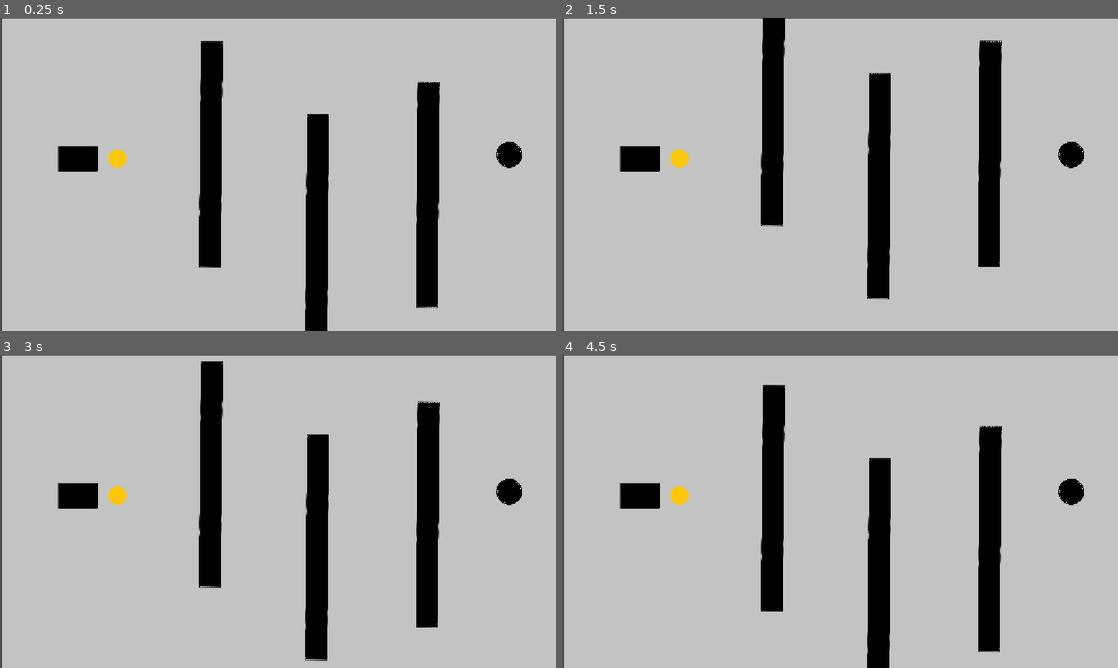
Above: before the commit, frames 1-4 (two rows, left to right).
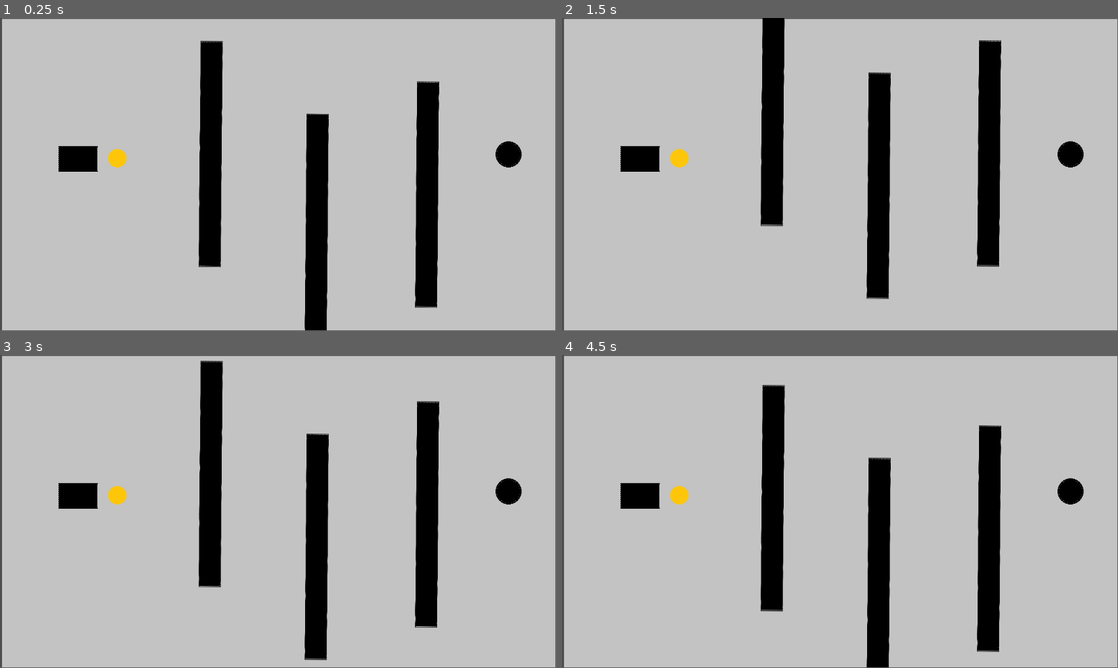
Above: after the commit, the same moments.

Repository: coheltaja-ui/memoera-puistogolf
Game: Godot game, scene res://level4.tscn
The game is run twice, just before and just after one commit, with the same random seed, the same clock (stepped at 60 frames per second) and the same inputs. This scene is started directly instead of the project's main scene.
Inputs (mouse positions are in pixels of both pictures, inside the frame that each line leads up to):
- Up to frame 1 (0.25 s): no input
- Up to frame 2 (1.5 s): move the mouse to (962, 158) at 0.52 s; click (962, 158) at 0.67 s; drag from (728, 190) to (1073, 155) at 1.27 s
- Up to frame 3 (3 s): move the mouse to (333, 442) at 2.02 s; click (333, 442) at 2.17 s; drag from (250, 574) to (111, 464) at 2.77 s
- Up to frame 4 (4.5 s): move the mouse to (1006, 558) at 3.52 s; click (1006, 558) at 3.67 s; drag from (673, 464) to (1073, 492) at 4.27 s
In our replay, the window is 800x450 before the commit and 799x449 after it. These sizes can differ from the game's own. Grey fills any space a smaller window leaves; there, only what the larger window draws over its background counts as a difference.

The runs differ from the first frame. In frame 1, 1.0% of the frame differs, in the area x 0-100%, y 0-100%; in frame 2, 1.0%; in frame 3, 1.0%; in frame 4, 1.0%.

Commit message:
moved the pngs to the asset file

Diff:
--- a/Player block.tscn
+++ b/Player block.tscn
@@ -1,6 +1,6 @@
 [gd_scene format=3 uid="uid://c0qx2s8ctsoma"]
 
-[ext_resource type="Texture2D" uid="uid://burt8cttmrna6" path="res://block filled.png" id="1_g27l2"]
+[ext_resource type="Texture2D" uid="uid://burt8cttmrna6" path="res://assets/pictures/block filled.png" id="1_g27l2"]
 [ext_resource type="Script" uid="uid://ccg6aaxntbm7j" path="res://rigid_body_2d.gd" id="1_gyvrd"]
 [ext_resource type="Script" uid="uid://cqe1an8otslyl" path="res://sprite_2d.gd" id="2_q7b2r"]
 
--- /dev/null
+++ b/audio.gd
@@ -0,0 +1,6 @@
+extends Node
+
+@onready var hole_in_one_sound: AudioStreamPlayer = $HoleInOneSound
+
+func _on_hole_in_one():
+	hole_in_one_sound.play()
--- a/goal.tscn
+++ b/goal.tscn
@@ -1,6 +1,6 @@
 [gd_scene format=3 uid="uid://cphsb1s1oe67r"]
 
-[ext_resource type="Texture2D" uid="uid://dsnm4i6tmcx61" path="res://maali.png" id="1_6k3qi"]
+[ext_resource type="Texture2D" uid="uid://dsnm4i6tmcx61" path="res://assets/pictures/maali.png" id="1_6k3qi"]
 [ext_resource type="Script" uid="uid://bbm28elr1l0e1" path="res://goal2.gd" id="1_p20yd"]
 [ext_resource type="Script" uid="uid://jq3xfck8vpxu" path="res://maali.gd" id="3_gcynx"]
 
--- a/golf_ball.tscn
+++ b/golf_ball.tscn
@@ -1,7 +1,7 @@
 [gd_scene format=3 uid="uid://d17xlnlyr7nur"]
 
 [ext_resource type="Script" uid="uid://blowfd5tsnusn" path="res://ballbody_2d.gd" id="1_0wkuo"]
-[ext_resource type="Texture2D" uid="uid://c3505t4oxuxs1" path="res://Yellow-Circle-No-Background-180x180-1674396641.png" id="1_66s2f"]
+[ext_resource type="Texture2D" uid="uid://c3505t4oxuxs1" path="res://assets/pictures/Yellow-Circle-No-Background-180x180-1674396641.png" id="1_66s2f"]
 
 [sub_resource type="PhysicsMaterial" id="PhysicsMaterial_nl0t0"]
 friction = 0.0
--- a/golfball.tscn
+++ b/golfball.tscn
@@ -1,7 +1,7 @@
 [gd_scene format=3 uid="uid://bwxob6ijrgdkk"]
 
 [ext_resource type="Script" uid="uid://blowfd5tsnusn" path="res://ballbody_2d.gd" id="1_nh77r"]
-[ext_resource type="Texture2D" uid="uid://c3505t4oxuxs1" path="res://Yellow-Circle-No-Background-180x180-1674396641.png" id="2_tk428"]
+[ext_resource type="Texture2D" uid="uid://c3505t4oxuxs1" path="res://assets/pictures/Yellow-Circle-No-Background-180x180-1674396641.png" id="2_tk428"]
 
 [sub_resource type="PhysicsMaterial" id="PhysicsMaterial_nl0t0"]
 friction = 0.0
--- a/level1.tscn
+++ b/level1.tscn
@@ -1,7 +1,7 @@
 [gd_scene format=3 uid="uid://dmmrgs877i88a"]
 
 [ext_resource type="PackedScene" uid="uid://c0qx2s8ctsoma" path="res://Player block.tscn" id="1_dopym"]
-[ext_resource type="Texture2D" uid="uid://c2er6k8dtctx8" path="res://simple level.png" id="2_ootpb"]
+[ext_resource type="Texture2D" uid="uid://c2er6k8dtctx8" path="res://assets/pictures/simple level.png" id="2_ootpb"]
 [ext_resource type="PackedScene" uid="uid://d17xlnlyr7nur" path="res://golf_ball.tscn" id="3_ootpb"]
 [ext_resource type="PackedScene" uid="uid://cphsb1s1oe67r" path="res://goal.tscn" id="4_v38iq"]
 
--- a/level2.tscn
+++ b/level2.tscn
@@ -1,6 +1,6 @@
 [gd_scene format=3 uid="uid://lmoaivmm7vkd"]
 
-[ext_resource type="Texture2D" uid="uid://c2er6k8dtctx8" path="res://simple level.png" id="1_8tcn8"]
+[ext_resource type="Texture2D" uid="uid://c2er6k8dtctx8" path="res://assets/pictures/simple level.png" id="1_8tcn8"]
 [ext_resource type="PackedScene" uid="uid://c0qx2s8ctsoma" path="res://Player block.tscn" id="2_r6vdu"]
 [ext_resource type="PackedScene" uid="uid://cphsb1s1oe67r" path="res://goal.tscn" id="3_21xmu"]
 [ext_resource type="PackedScene" uid="uid://d17xlnlyr7nur" path="res://golf_ball.tscn" id="4_8i3m3"]
--- a/level3.tscn
+++ b/level3.tscn
@@ -1,9 +1,9 @@
 [gd_scene format=3 uid="uid://cghrj34x27hbx"]
 
-[ext_resource type="Texture2D" uid="uid://c2er6k8dtctx8" path="res://simple level.png" id="1_mu84n"]
+[ext_resource type="Texture2D" uid="uid://c2er6k8dtctx8" path="res://assets/pictures/simple level.png" id="1_mu84n"]
 [ext_resource type="PackedScene" uid="uid://c0qx2s8ctsoma" path="res://Player block.tscn" id="2_bmsap"]
 [ext_resource type="Script" uid="uid://crfp5wjv2txml" path="res://goal_3.gd" id="3_bmsap"]
-[ext_resource type="Texture2D" uid="uid://dsnm4i6tmcx61" path="res://maali.png" id="4_8x87a"]
+[ext_resource type="Texture2D" uid="uid://dsnm4i6tmcx61" path="res://assets/pictures/maali.png" id="4_8x87a"]
 [ext_resource type="Script" uid="uid://jq3xfck8vpxu" path="res://maali.gd" id="5_ci4mn"]
 [ext_resource type="PackedScene" uid="uid://d17xlnlyr7nur" path="res://golf_ball.tscn" id="6_sotx7"]
 [ext_resource type="PackedScene" uid="uid://3unh564pt0x" path="res://obstacle_long.tscn" id="7_bmsap"]
--- a/level4.tscn
+++ b/level4.tscn
@@ -1,6 +1,6 @@
 [gd_scene format=3 uid="uid://w46yxhsffktk"]
 
-[ext_resource type="Texture2D" uid="uid://c2er6k8dtctx8" path="res://simple level.png" id="1_bp1i4"]
+[ext_resource type="Texture2D" uid="uid://c2er6k8dtctx8" path="res://assets/pictures/simple level.png" id="1_bp1i4"]
 [ext_resource type="PackedScene" uid="uid://c0qx2s8ctsoma" path="res://Player block.tscn" id="2_bvvno"]
 [ext_resource type="PackedScene" uid="uid://cphsb1s1oe67r" path="res://goal.tscn" id="3_b4lsh"]
 [ext_resource type="Script" uid="uid://by5lhjhwnm7lx" path="res://goal4.gd" id="4_bvvno"]
--- a/level5.tscn
+++ b/level5.tscn
@@ -1,10 +1,10 @@
 [gd_scene format=3 uid="uid://7xfdu5ui1rnh"]
 
-[ext_resource type="Texture2D" uid="uid://c2er6k8dtctx8" path="res://simple level.png" id="1_qmr0j"]
+[ext_resource type="Texture2D" uid="uid://c2er6k8dtctx8" path="res://assets/pictures/simple level.png" id="1_qmr0j"]
 [ext_resource type="PackedScene" uid="uid://c0qx2s8ctsoma" path="res://Player block.tscn" id="2_x2odi"]
 [ext_resource type="PackedScene" uid="uid://cphsb1s1oe67r" path="res://goal.tscn" id="3_8at3q"]
 [ext_resource type="Script" uid="uid://yncn3q2ifjki" path="res://ballbody_2dlvl5.gd" id="4_87x5k"]
-[ext_resource type="Texture2D" uid="uid://c3505t4oxuxs1" path="res://Yellow-Circle-No-Background-180x180-1674396641.png" id="5_yfwe1"]
+[ext_resource type="Texture2D" uid="uid://c3505t4oxuxs1" path="res://assets/pictures/Yellow-Circle-No-Background-180x180-1674396641.png" id="5_yfwe1"]
 [ext_resource type="PackedScene" uid="uid://3unh564pt0x" path="res://obstacle_long.tscn" id="6_x2odi"]
 
 [sub_resource type="PhysicsMaterial" id="PhysicsMaterial_nl0t0"]
--- a/level_2.tscn
+++ b/level_2.tscn
@@ -1,6 +1,6 @@
 [gd_scene format=3 uid="uid://c6ndlo86opws5"]
 
-[ext_resource type="Texture2D" uid="uid://c2er6k8dtctx8" path="res://simple level.png" id="1_1y8me"]
+[ext_resource type="Texture2D" uid="uid://c2er6k8dtctx8" path="res://assets/pictures/simple level.png" id="1_1y8me"]
 [ext_resource type="PackedScene" uid="uid://c0qx2s8ctsoma" path="res://Player block.tscn" id="2_n7ypv"]
 [ext_resource type="PackedScene" uid="uid://cphsb1s1oe67r" path="res://goal.tscn" id="3_0s5r2"]
 [ext_resource type="PackedScene" uid="uid://d17xlnlyr7nur" path="res://golf_ball.tscn" id="4_7j8ne"]
--- /dev/null
+++ b/new_script.gd
@@ -0,0 +1,6 @@
+extends Node
+
+@onready var hole_in_one_sound: AudioStreamPlayer = $HoleInOneSound
+
+func _on_hole_in_one():
+	hole_in_one_sound.play()
--- a/obstacle_long.tscn
+++ b/obstacle_long.tscn
@@ -1,6 +1,6 @@
 [gd_scene format=3 uid="uid://3unh564pt0x"]
 
-[ext_resource type="Texture2D" uid="uid://burt8cttmrna6" path="res://block filled.png" id="1_qqg3e"]
+[ext_resource type="Texture2D" uid="uid://burt8cttmrna6" path="res://assets/pictures/block filled.png" id="1_qqg3e"]
 
 [sub_resource type="RectangleShape2D" id="RectangleShape2D_5wlxq"]
 size = Vector2(3332, 182)
--- a/project.godot
+++ b/project.godot
@@ -10,15 +10,10 @@
 
 [application]
 
-config/name="Memoera puistogolf 2"
-run/main_scene="uid://dmmrgs877i88a"
-config/features=PackedStringArray("4.7", "Forward Plus")
+config/name="New Game Project"
+run/main_scene="uid://djf7keuxeyyoh"
+config/features=PackedStringArray("4.6", "Forward Plus")
 config/icon="res://icon.svg"
-
-[display]
-
-window/stretch/mode="canvas_items"
-window/stretch/aspect="expand"
 
 [physics]
 
--- /dev/null
+++ b/ui.tscn
@@ -0,0 +1,13 @@
+[gd_scene format=3 uid="uid://djf7keuxeyyoh"]
+
+[node name="UI" type="Control" unique_id=1393148297]
+layout_mode = 3
+anchors_preset = 15
+anchor_right = 1.0
+anchor_bottom = 1.0
+grow_horizontal = 2
+grow_vertical = 2
+
+[node name="AudioStreamPlayer2D" type="AudioStreamPlayer2D" parent="." unique_id=1786940633]
+
+[node name="Node" type="Node" parent="." unique_id=921002085]
Not shown, added: addons/diagnosticlist/Diagnostic.gd
Not shown, added: addons/diagnosticlist/Diagnostic.gd.uid
Not shown, added: addons/diagnosticlist/DiagnosticProvider.gd
Not shown, added: addons/diagnosticlist/DiagnosticProvider.gd.uid
Not shown, added: addons/diagnosticlist/LSPClient.gd
Not shown, added: addons/diagnosticlist/LSPClient.gd.uid
Not shown, added: addons/diagnosticlist/Panel.gd
Not shown, added: addons/diagnosticlist/Panel.gd.uid
Not shown, added: addons/diagnosticlist/Panel.tscn
Not shown, added: addons/diagnosticlist/Settings.gd
Not shown, added: addons/diagnosticlist/Settings.gd.uid
Not shown, added: addons/diagnosticlist/plugin.cfg
(and 26 more such lines)
